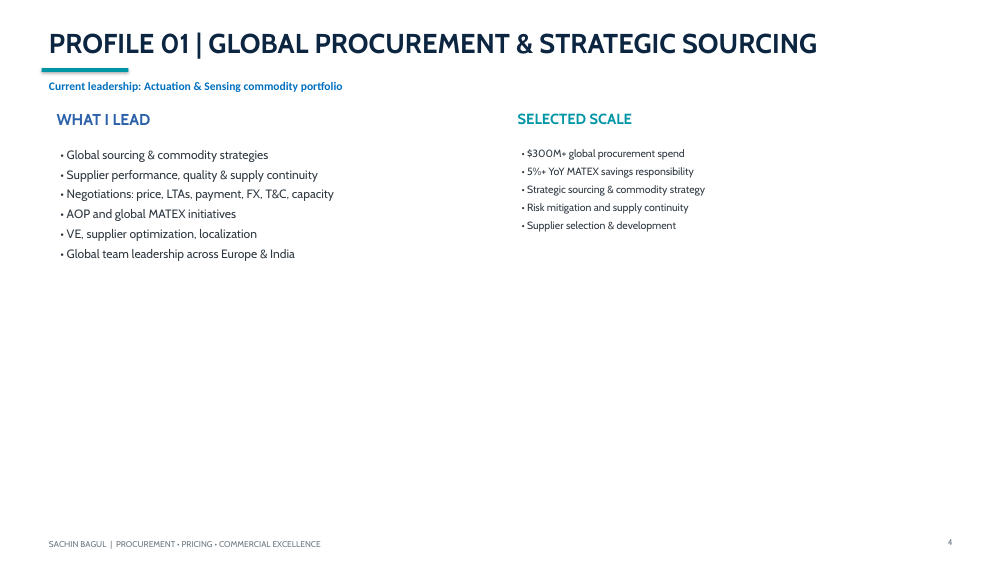
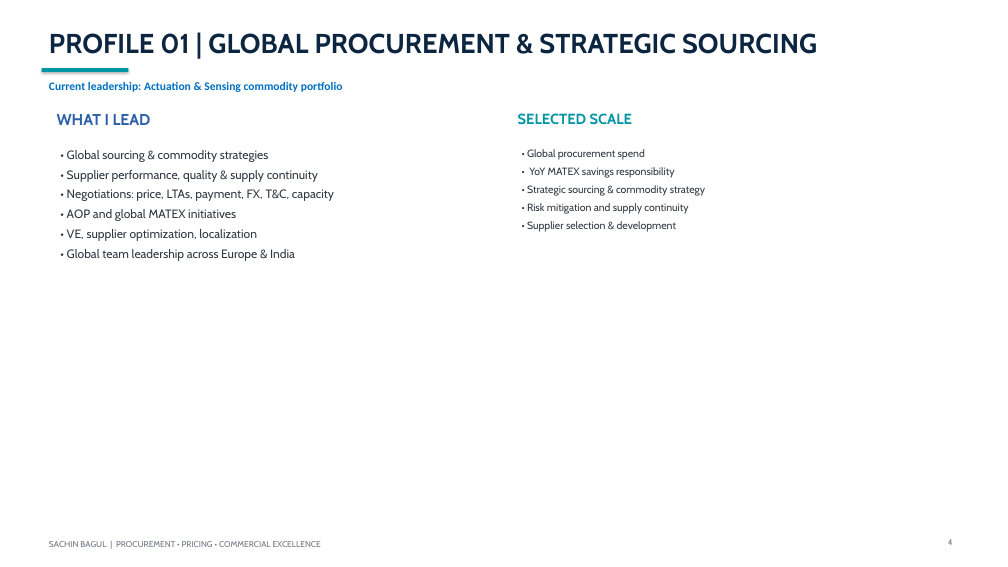
Before and after one commit to sachin-bagul/Sachin-Bagul.github.io, a slide deck: slide 5 of Sachin_Bagul_Executive_Presentation_2026.pptx. Drawn at 1008x567 pixels with LibreOffice and Linux fonts; fonts in the diff are those of the drawing. Boxes give left, top, right and bottom in pixels: in the first picture for what was removed or moved away, otherwise in the second. Text is boxed around its words. In the diff, an @@ line names an element or a change of style, - is before the commit and + after.

```diff
--- a/Sachin_Bagul_Executive_Presentation_2026.pptx
+++ b/Sachin_Bagul_Executive_Presentation_2026.pptx
@@ text at <box>527,149,674,178</box>: text changed @@
-• $300M+ global procurement spend
-• 5%+ YoY MATEX savings responsibility
+• Global procurement spend
+• YoY MATEX savings responsibility
```
Also in this commit, not shown: 1 other slide changed.
